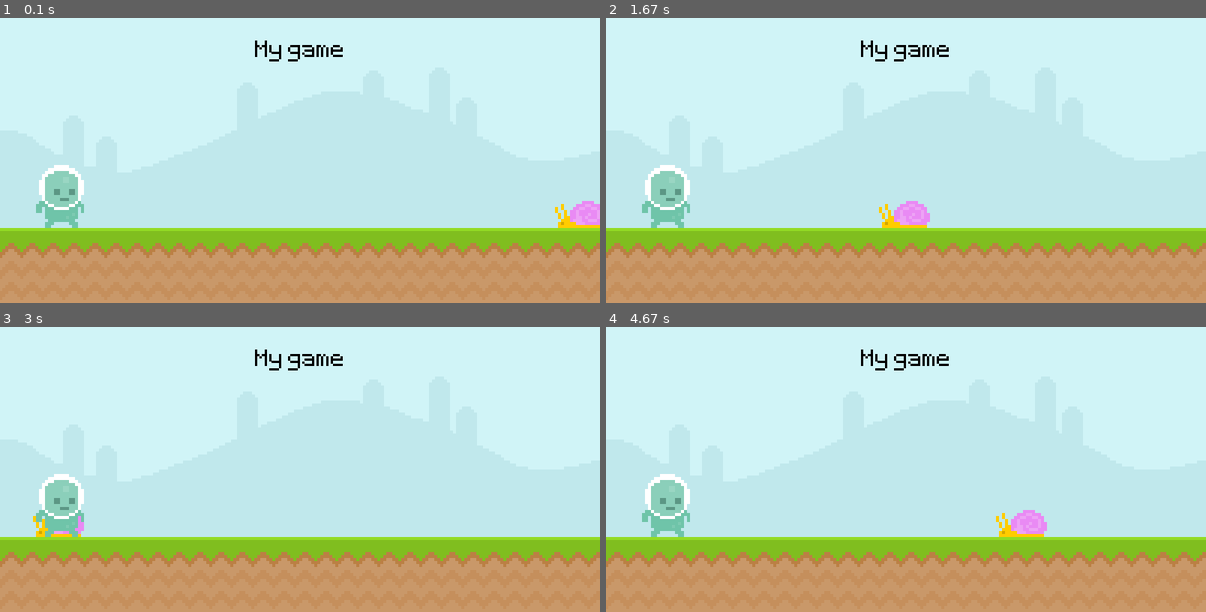
Above: before the commit, frames 1-4 (two rows, left to right).
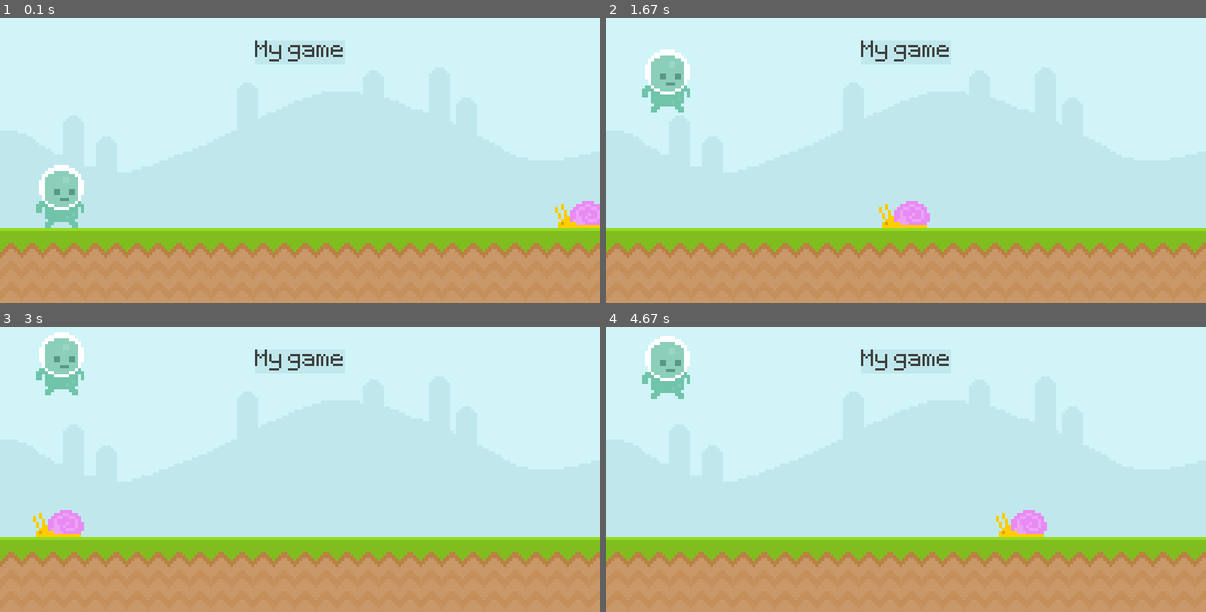
Above: after the commit, the same moments.

Repository: JakGin/pygame_games
Game: pygame game, started from google_dinosaur_game/main.py
The game is run twice, just before and just after one commit, with the same random seed, the same clock (stepped at 60 frames per second) and the same inputs.
Inputs (mouse positions are in pixels of both pictures, inside the frame that each line leads up to):
- Up to frame 1 (0.1 s): no input
- Up to frame 2 (1.67 s): press the mouse at (666, 197) at 0.37 s; move the mouse to (774, 134) at 0.47 s; release the mouse at (882, 72) at 0.6 s; press the mouse at (666, 197) at 1.2 s; move the mouse to (822, 163) at 1.3 s; release the mouse at (978, 132) at 1.43 s
- Up to frame 3 (3 s): tap Space at 2, 2.4, 2.7 s
- Up to frame 4 (4.67 s): tap Space at 3.23, 3.53 s; click (684, 486) at 4.28 s

The runs differ from the first frame. In frame 1, 0.3% of the frame differs, in the area x 42-58%, y 7-16%; in frame 2, 2.9%, in the area x 6-58%, y 7-74%; in frame 3, 2.9%; in frame 4, 2.9%.

Commit message:
Some editions

Diff:
--- a/google_dinosaur_game/main.py
+++ b/google_dinosaur_game/main.py
@@ -10,14 +10,15 @@
 sky_surface = pygame.image.load("graphics/Sky.png").convert_alpha()
 ground_surface = pygame.image.load("graphics/ground.png").convert_alpha()
 
-text_surface = test_font.render("My game", False, "Black")
-text_rect = text_surface.get_rect(midtop=(sky_surface.get_width()/2, 50))
+score_surface = test_font.render("My game", False, (64, 64, 64))
+score_rect = score_surface.get_rect(midtop=(sky_surface.get_width()/2, 50))
 
 snail_surface = pygame.image.load("graphics/snail/snail1.png").convert_alpha()
 snail_rect = snail_surface.get_rect(midbottom=(screen.get_width(), 300))
 
 player_surface = pygame.image.load("graphics/player/player_walk_1.png").convert_alpha()
 player_rect = player_surface.get_rect(midbottom=(80, 300))
+player_gravity = 0
 
 while True:
     for event in pygame.event.get():
@@ -25,22 +26,46 @@
             pygame.quit()
             exit()
 
+        if player_rect.bottom == 300:
+            if event.type == pygame.MOUSEBUTTONDOWN:
+                if player_rect.collidepoint(event.pos):
+                    player_gravity = -20
+
+            if event.type == pygame.KEYDOWN:
+                if event.key == pygame.K_SPACE:
+                    player_gravity = -20
+
     screen.blit(sky_surface, (0, 0))
     screen.blit(ground_surface, (0, 300))
-    screen.blit(text_surface, text_rect)
+    pygame.draw.rect(screen, "#c0e8ec", score_rect)
+    pygame.draw.rect(screen, "#c0e8ec", score_rect, 10)
+    screen.blit(score_surface, score_rect)
 
     snail_rect.x -= 4
     if snail_rect.right < 0:
         snail_rect.left = screen.get_width()
+    screen.blit(snail_surface, snail_rect)
 
-    screen.blit(snail_surface, snail_rect)
+    # Player
+    player_gravity += 1
+    player_rect.y += player_gravity
+    if player_rect.bottom > 300: player_rect.bottom = 300
     screen.blit(player_surface, player_rect)
+
+
+    pygame.display.update()
+    clock.tick(60)
+
+
+
+
+
+
+# if pygame.key.get_pressed()[pygame.K_SPACE]:
+    #     print("jump")
 
     # if player_rect.colliderect(snail_surface):
     #   print("collision")
     # mouse_pos = pygame.mouse.get_pos()
     # if player_rect.collidepoint(mouse_pos):
     #     print(pygame.mouse.get_pressed())
-
-    pygame.display.update()
-    clock.tick(60)
